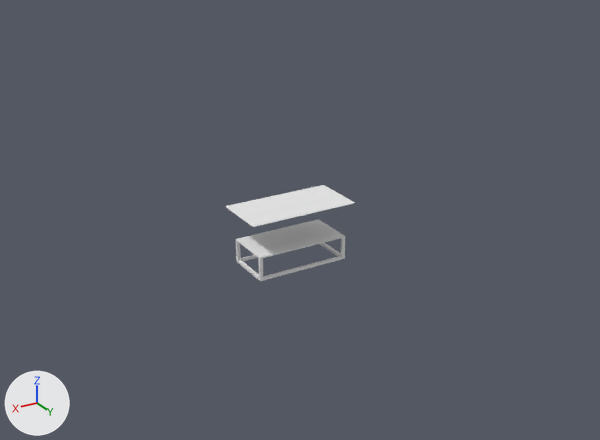
The Blender file mesatela.blend as it was, and as the next commit left it.
Camera for both pictures: a 50 mm camera at (15.4, 26.3, 14.8) aimed at (0.1, 0.8, 2.1). The axes (+X, +Y, +Z) are drawn at lower left. The lights are the same throughout.
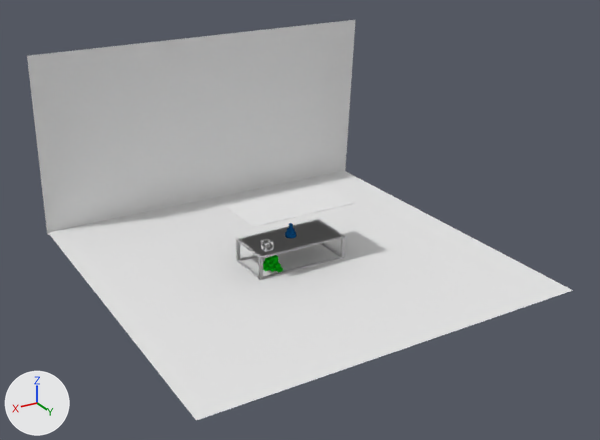
Location of each change, (x1, y1, x2, y2) in pixels of the pictures (600 x 440 px):
'Plane.002', added: after (49, 171, 573, 420)
'Plane.004', added: after (27, 20, 355, 235)
'Plane.003', added: after (236, 219, 345, 280)
'Cube.001', added: after (263, 255, 283, 272)
'Cylinder', added: after (285, 223, 296, 239)
'Cube', added: after (261, 239, 273, 252)
'Plane.001', unchanged, covered by the edit: before (236, 219, 345, 281)

What changed in the scene script:
```text
Add mat_material_007:
    mat_material_007 = diffuse_material('Material.007')
    mat_material_007.base_color = (0.00562, 0.539, 0.0116)  # green #11c21c
Add mat_material_006:
    mat_material_006 = diffuse_material('Material.006')
    mat_material_006.base_color = (0.00941, 0.14, 0.42)  # blue #1869ad
Add mat_material_005:
    mat_material_005 = diffuse_material('Material.005')
    mat_material_005.base_color = (0.8, 0.8, 0.8)  # white #e7e7e7
Add mat_material_004:
    mat_material_004 = diffuse_material('Material.004')
    mat_material_004.base_color = (0.8, 0.8, 0.8)  # white #e7e7e7
Add mat_material_002:
    mat_material_002 = diffuse_material('Material.002')
    mat_material_002.base_color = (0.8, 0.8, 0.8)  # white #e7e7e7
Add me_cube_001:
    me_cube_001.from_pydata(...)  # 56 vertices, 54 faces; spans x -1.0..3.0, y -1.0..1.95, z -1.0..3.0
    me_cube_001.materials.append(mat_material_007)  # green #11c21c
Add me_cylinder:
    me_cylinder.from_pydata(...)  # 192 vertices, 162 faces; spans x -1.0..1.01, y -1.0..1.01, z 0.0..2.43
    me_cylinder.materials.append(mat_material_006)  # blue #1869ad
Add me_cube:
    me_cube.from_pydata(...)  # 5266 vertices, 3012 faces; spans x -1.0..1.0, y -1.0..1.0, z -1.0..1.0
    me_cube.materials.append(mat_material_005)  # white #e7e7e7
Add me_plane_004:
    me_plane_004.from_pydata([(-1.0, -1.0, 0.0), (1.0, -1.0, 0.0), (-1.0, 1.0, 0.0), (1.0, 1.0, 0.0)], [], [(0, 1, 3, 2)])
    me_plane_004.materials.append(mat_material_004)  # white #e7e7e7
Add me_plane_002:
    me_plane_002.from_pydata([(-1.0, -1.0, 0.0), (1.0, -1.0, 0.0), (-1.0, 1.0, 0.0), (1.0, 1.0, 0.0)], [], [(0, 1, 3, 2)])
    me_plane_002.materials.append(mat_material_002)  # white #e7e7e7
Add ob_cube_001:
    ob_cube_001 = bpy.data.objects.new('Cube.001', me_cube_001)
    ob_cube_001.location = (1.23, 0.28, 0.19)
    ob_cube_001.rotation_euler = (0.0, 0.0, -4.715)  # degrees (0, 0, -270)
    ob_cube_001.scale = (0.183, 0.196, 0.121)
Add ob_cylinder:
    ob_cylinder = bpy.data.objects.new('Cylinder', me_cylinder)
    ob_cylinder.location = (0.0, 0.0, 1.07)
    ob_cylinder.scale = (0.223, 0.223, 0.223)
Add ob_cube:
    ob_cube = bpy.data.objects.new('Cube', me_cube)
    ob_cube.location = (1.39, 0.57, 1.23)
    ob_cube.scale = (0.174, 0.174, 0.174)
Add ob_plane_004:
    ob_plane_004 = bpy.data.objects.new('Plane.004', me_plane_004)
    ob_plane_004.location = (-0.07, -7.5, 3.89)
    ob_plane_004.rotation_euler = (-4.788, 0.00174, 0.000356)  # degrees (-274, 0.1, 0)
    ob_plane_004.scale = (7.82, 3.99, 4.04)
Add ob_plane_002:
    ob_plane_002 = bpy.data.objects.new('Plane.002', me_plane_002)
    ob_plane_002.location = (0.0, 0.06, 0.06)
    ob_plane_002.scale = (7.73, 7.73, 7.73)
Add ob_plane_003:
    ob_plane_003 = bpy.data.objects.new('Plane.003', me_plane_001.copy())  # the mesh of ob_plane_001
    ob_plane_003.location = (0.0, 0.0, 1.0)
    ob_plane_003.scale = (1.94, 1.0, 1.0)
```
